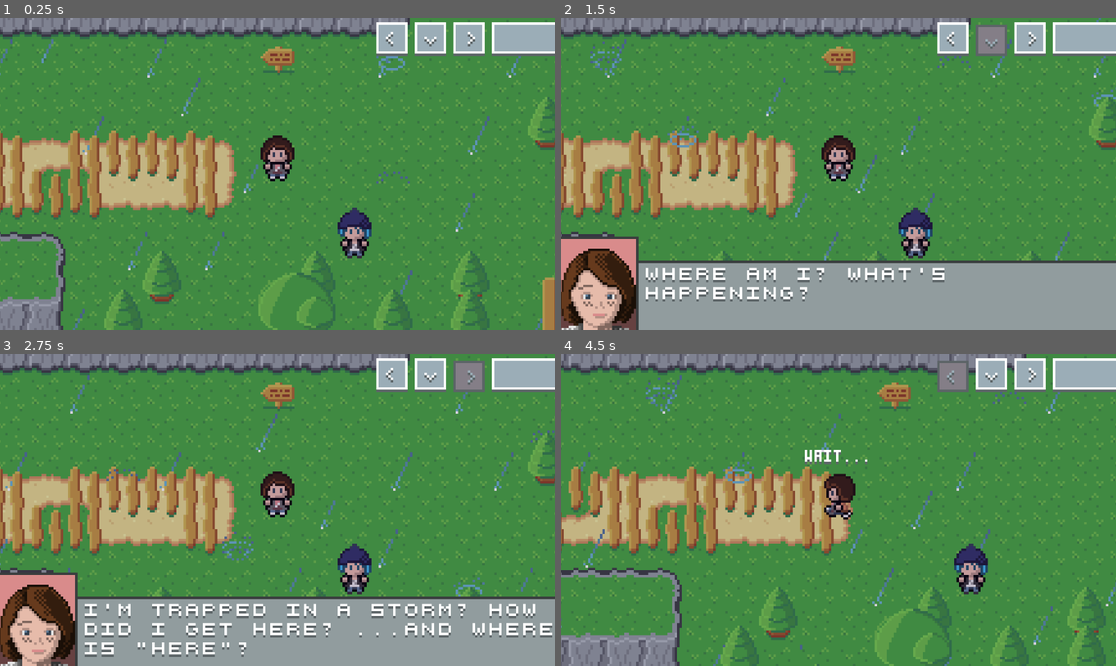
Above: before the commit, frames 1-4 (two rows, left to right).
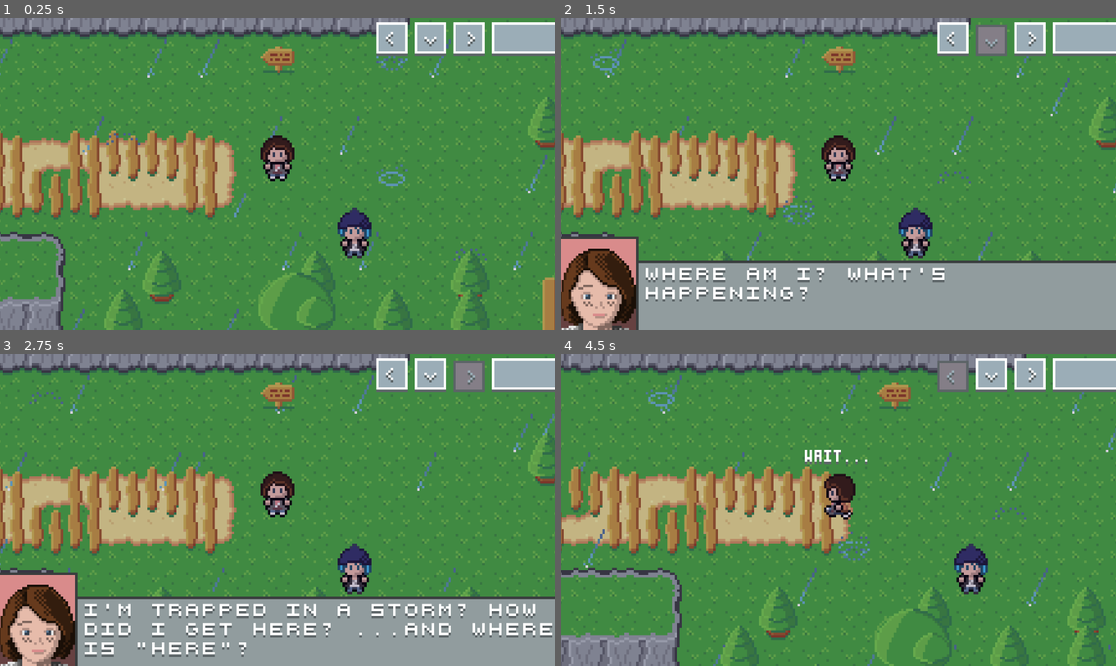
Above: after the commit, the same moments.

Repository: minkezhang/lis
Game: Godot game, scene res://scenes/level/level.tscn
Same seed, same stepped clock (60 frames per second), same inputs: the game is played once before the commit and once after it. The project has no main scene, so this scene is started directly.
Inputs:
- Up to frame 1 (0.25 s): no input
- Up to frame 2 (1.5 s): tap Enter (ui_accept) at 0.5, 0.77 s; hold Right (ui_right) 0.53-1.28 s; hold Down (ui_down) from 1.28 s (still down)
- Up to frame 3 (2.75 s): tap Enter (ui_accept) at 1.52 s; release Down (ui_down) at 2.03 s; hold Right (ui_right) from 2.03 s (still down)
- Up to frame 4 (4.5 s): release Right (ui_right) at 2.78 s; hold Up (ui_up) 2.78-3.53 s; tap Enter (ui_accept) at 3.02, 3.77 s; hold Left (ui_left) from 3.53 s (still down)

The runs differ from the first frame. In frame 1, 1.2% of the frame differs, in the area x 7-99%, y 6-100%; in frame 2, 1.3%, in the area x 5-100%, y 0-78%; in frame 3, 1.0%; in frame 4, 1.3%.

Commit message:
Add dialogue support

Diff:
--- a/lib/interaction_map.gd
+++ b/lib/lookup_map.gd
@@ -1,11 +1,12 @@
 extends Object
 
-class InteractionMap:
+class LookupMap:
 	var _static = {}
 	var _dynamic = {}
 
-	func _init(s: Dictionary):
-		_static = s.duplicate()
+	func _init(s: Array):
+		for t in s:
+			_static[t] = true
 
 	func query(v: Vector2i) -> bool:
 		return _static.get(v, false) or _dynamic.get(v, false)
--- a/lib/script.gd
+++ b/lib/script.gd
@@ -37,6 +37,9 @@
 	'FOREST:MAX:03': _libdialog.Line.new(_libdialog.C.MAX, [
 		'Whoa! No!',
 	]),
+	'FOREST:SIGN:00': _libdialog.Line.new(_libdialog.C.MAX, [
+		'<-- Lighthouse',
+	]),
 
 	# Classroom
 	'CLASSROOM:MAX:00': _libdialog.Line.new(_libdialog.C.MAX, [
--- a/scenes/level/level.gd
+++ b/scenes/level/level.gd
@@ -70,6 +70,16 @@
 		],
 	}
 
+	$Map/Metadata/Events/Interactions.events = {
+		Vector2i(38, 24): _libevent.E.new(_libworkload.DialogRenderer(
+			$Dialog,
+			_libscript.SCRIPT['FOREST:SIGN:00'],
+		)),
+		Vector2i(13, 9): null,
+		Vector2i(12, 2): null,
+		Vector2i(12, 3): null,
+	}
+
 	$Map/Characters/Max.speed = 2
 
 	SignalBus.event_triggered.connect(_event_triggered_handler)
--- a/scenes/level/overworld/map/map.gd
+++ b/scenes/level/overworld/map/map.gd
@@ -7,12 +7,18 @@
 # _moves is a dict of { target: source } tuples
 var _moves: Dictionary = {}
 
+# _interactions is a dict of { target: line } tuples
+var _interactions: Dictionary = {}
+
 
 func _interact_requested_handler(
 	c: Character,
 	target: Vector2i,
 ):
-	print("DEBUG(map.gd): ", c, " requested interaction with tile ", target)
+	# static event handler
+	if $Metadata/Events/Interactions.events.has(target):
+		$Metadata/Events/Interactions.events[target].execute()
+	# TODO(minkezhang): dynamic event handler (i.e. Characters)
 
 
 func _target_requested_handler(
@@ -24,10 +30,10 @@
 	var d = (source - target).abs()
 	assert(d.x + d.y == 1, "source must be adjacent to target")
 
-	var is_free = not $Metadata/Obstacles.map.query(target)
+	var is_free = not $Metadata/Obstacles.lookup.query(target)
 	if is_free:
 		# Reserve target space.
-		$Metadata/Obstacles.map.mark([source, target])
+		$Metadata/Obstacles.lookup.mark([source, target])
 		_moves[target] = source
 	c.animate_move(o, is_free)
 
@@ -36,9 +42,9 @@
 	_c: Character,
 	target: Vector2i,
 ):
-	$Metadata/Obstacles.map.mark([target])
+	$Metadata/Obstacles.lookup.mark([target])
 	if target in _moves:
-		$Metadata/Obstacles.map.clear([_moves[target]])
+		$Metadata/Obstacles.lookup.clear([_moves[target]])
 		_moves.erase(target)
 
 
--- a/scenes/level/overworld/map/map.tscn
+++ b/scenes/level/overworld/map/map.tscn
@@ -6,10 +6,11 @@
 [ext_resource type="PackedScene" uid="uid://di7d2i5j3myww" path="res://scenes/character/max/max.tscn" id="3_d146q"]
 [ext_resource type="Texture2D" uid="uid://bd1kp4xxp0n26" path="res://scenes/level/overworld/map/assets/puddle.png" id="4_aj8ro"]
 [ext_resource type="Texture2D" uid="uid://crwd40pehy5rq" path="res://scenes/level/overworld/map/assets/pathing.png" id="4_vr8sl"]
-[ext_resource type="Script" path="res://scenes/level/overworld/map/metadata.gd" id="5_q02i5"]
+[ext_resource type="Script" path="res://scenes/level/overworld/map/obstacles.gd" id="5_q02i5"]
 [ext_resource type="Script" path="res://scenes/level/overworld/map/ambient.gd" id="5_vyxyu"]
 [ext_resource type="PackedScene" uid="uid://hr48qut5jo31" path="res://scenes/character/chloe/chloe.tscn" id="6_rhyh0"]
 [ext_resource type="Texture2D" uid="uid://bh68nguvgnspx" path="res://scenes/level/overworld/map/assets/bubble.png" id="8_krpu1"]
+[ext_resource type="Script" path="res://scenes/level/overworld/map/map_events.gd" id="9_nra1u"]
 
 [sub_resource type="TileSetAtlasSource" id="TileSetAtlasSource_6f3pr"]
 texture = ExtResource("2_b4jic")
@@ -390,14 +391,14 @@
 tile_map_data = PackedByteArray("AAArAB4AAAAAAAEAAAArAB8AAAAAAAEAAAAwACAAAAAAAAEAAAAxACAAAAAAAAEAAAAiACEAAAAAAAEAAAAjAC …(3488 unchanged characters)…
 tile_set = SubResource("TileSet_cdcdt")
 script = ExtResource("5_q02i5")
-debug = null
-
-[node name="Dialog" type="TileMapLayer" parent="Metadata"]
+
+[node name="Events" type="Node2D" parent="Metadata"]
+
+[node name="Interactions" type="TileMapLayer" parent="Metadata/Events"]
 use_parent_material = true
 tile_map_data = PackedByteArray("AAAmABgAAAAAAAAAAAANAAkAAAAAAAAAAAAMAAIAAAAAAAAAAAAMAAMAAAAAAAAAAAA=")
 tile_set = SubResource("TileSet_xat4a")
-script = ExtResource("5_q02i5")
-debug = null
+script = ExtResource("9_nra1u")
 
 [node name="Characters" type="Node2D" parent="."]
 z_index = 2
--- /dev/null
+++ b/scenes/level/overworld/map/map_events.gd
@@ -0,0 +1,11 @@
+extends Obstacles
+
+var events: Dictionary = {}
+
+func _ready():
+	super()
+
+	await SignalBus.signal_handlers_installed
+
+	for t in get_used_cells():
+		assert(events.has(t), 'event set in Scene object but does not exist in lookup: %s' % [t])
--- a/scenes/level/overworld/map/metadata.gd
+++ /dev/null
@@ -1,18 +0,0 @@
-extends TileMapLayer
-
-const _libinteractionmap = preload('res://lib/interaction_map.gd')
-
-@export var debug: bool = false
-
-var map: _libinteractionmap.InteractionMap
-
-
-func _ready():
-	visible = debug
-
-	var o = {}
-
-	for t in get_used_cells():
-		o[t] = true
-
-	map = _libinteractionmap.InteractionMap.new(o)
--- /dev/null
+++ b/scenes/level/overworld/map/obstacles.gd
@@ -0,0 +1,20 @@
+extends TileMapLayer
+
+class_name Obstacles
+
+const _liblookupmap = preload('res://lib/lookup_map.gd')
+
+@export var debug: bool = false
+
+var lookup: _liblookupmap.LookupMap
+
+
+func _ready():
+	visible = debug
+
+	var o = []
+
+	for t in get_used_cells():
+		o.append(t)
+
+	lookup = _liblookupmap.LookupMap.new(o)
Not shown: 1 places in scenes/level/overworld/map/map.tscn that only renumber resources
